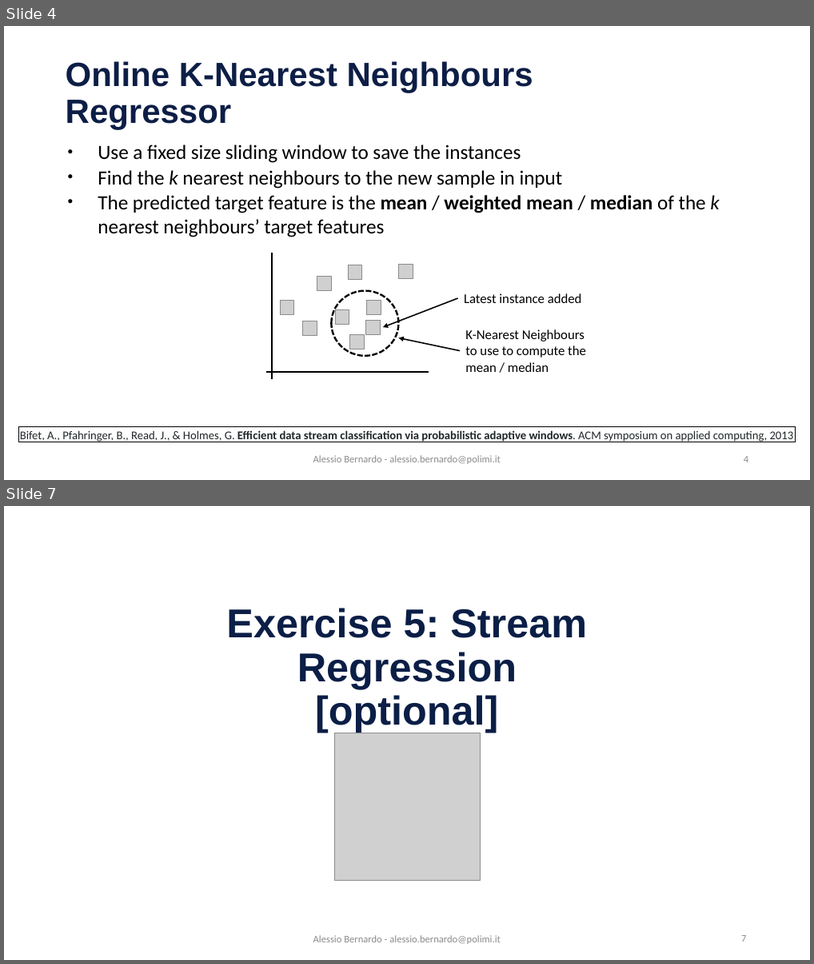
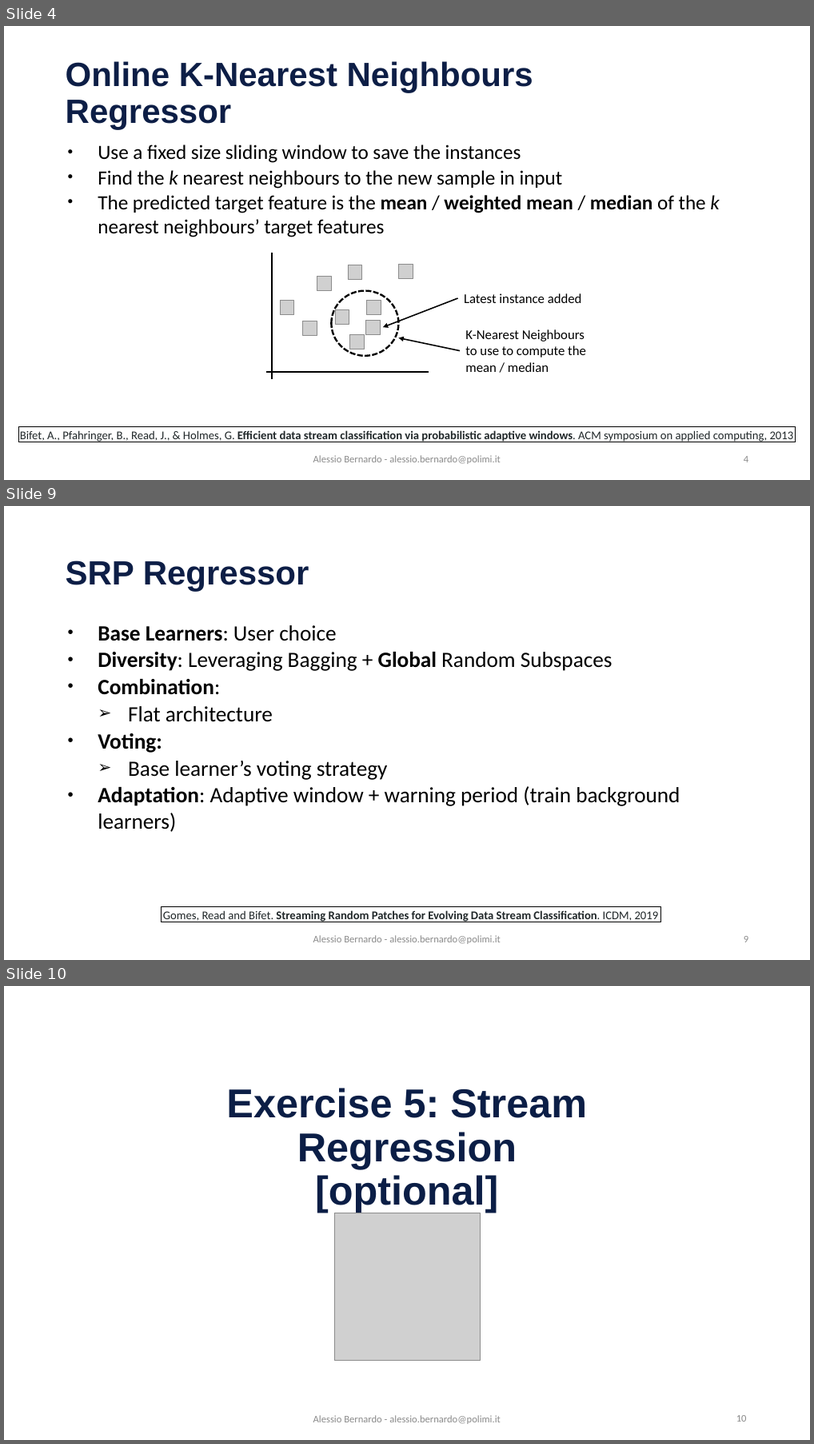
Before and after one commit to emanueledellavalle/streaming-data-analytics, a slide deck: lectures/12_SML_predicting-data-streams/12_3_Regression.pptx. Shown one above the other, each under a label of ours: slides 4 and 7 before the commit, slides 4, 9 and 10 after it; the slides between them are not shown. The pictures are 814x964 and 814x1444 pixels, drawn with LibreOffice and Linux fonts; fonts in the diff are those of the drawing; grey boxes stand for pictures; background and template pictures are left out. Boxes give left, top, right and bottom in pixels: in the first picture for what was removed or moved away, otherwise in the second. Text is boxed around its words. In the diff, an @@ line names an element or a change of style, - is before the commit and + after.

```diff
--- a/lectures/12_SML_predicting-data-streams/12_3_Regression.pptx
+++ b/lectures/12_SML_predicting-data-streams/12_3_Regression.pptx
@@ slide 9 added at (4,506,810,960), background #FFFFFF @@
@@ title added at (66,560,310,592), 40 pt, text #0D1E46, bold @@
+SRP Regressor
@@ text added at (98,625,680,832), 26 pt, text #000000 @@
+• Base Learners: User choice
+• Diversity: Leveraging Bagging + Global Random Subspaces
+• Combination:
+  ➢ Flat architecture
+• Voting:
+  ➢ Base learner’s voting strategy
+• Adaptation: Adaptive window + warning period (train background learners)
@@ rectangle added at (161,907,661,922), outline #000000 0.75 pt, 14 pt, text #202729, bold @@
+Gomes, Read and Bifet. Streaming Random Patches for Evolving Data Stream Classification. ICDM, 2019
@@ text added at (314,935,500,944), 12 pt, text #8C8C8C @@
+Alessio Bernardo - alessio.bernardo@polimi.it
@@ page number added at (744,936,749,942), 12 pt, text #8C8C8C @@
+9
@@ what was slide 7 is now slide 10 @@
@@ page number at (737,1415,747,1421): text changed @@
-7
+10
```
Also in this commit, not shown: 3 slides changed, 2 other slides added, 12 other files.
